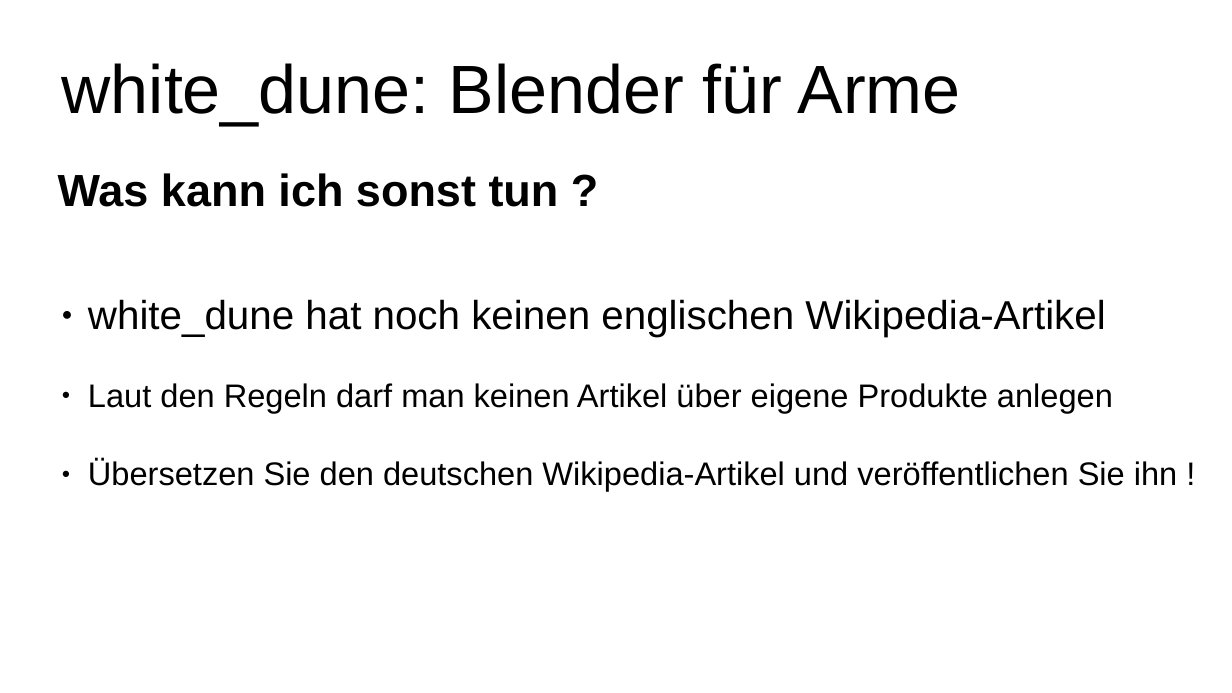
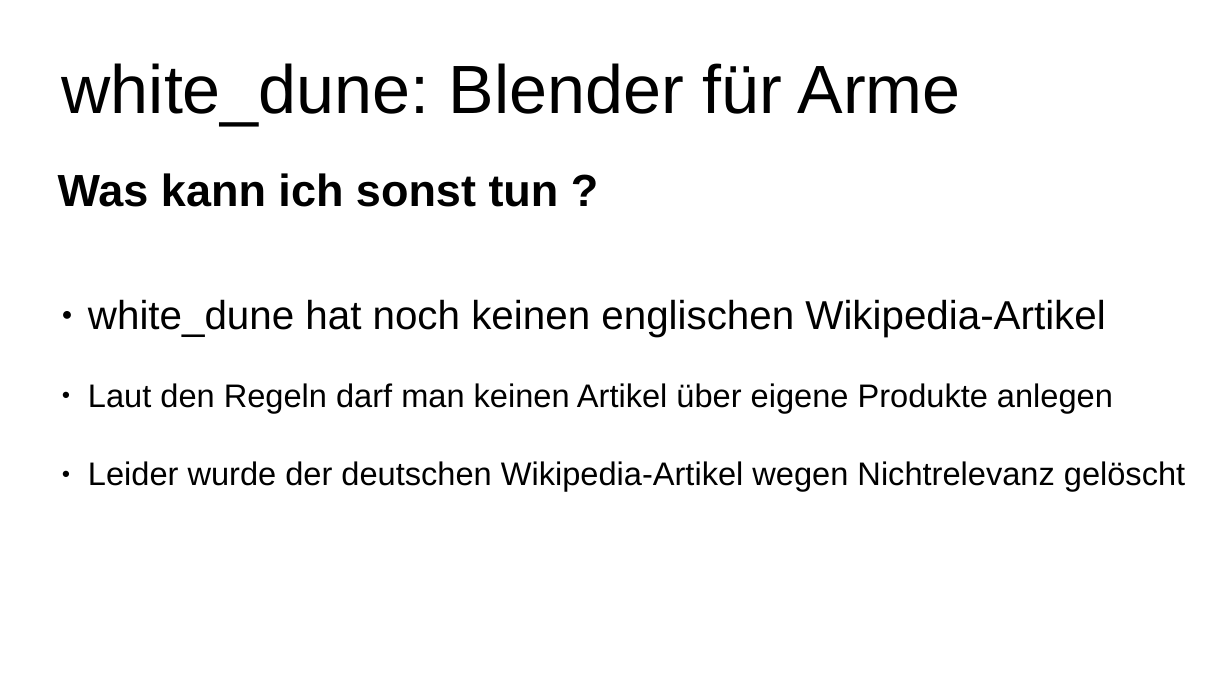
Before and after one commit to mufti11/white_dune, a slide deck: slide 12 of docs/usage_docs/white_dune_rasberry_pi.odp. Drawn at 1232x693 pixels with LibreOffice and Linux fonts; fonts in the diff are those of the drawing. Boxes give left, top, right and bottom in pixels: in the first picture for what was removed or moved away, otherwise in the second. Text is boxed around its words. In the diff, an @@ line names an element or a change of style, - is before the commit and + after.

Commit message:
white_dune 1.802

```diff
--- a/docs/usage_docs/white_dune_rasberry_pi.odp
+++ b/docs/usage_docs/white_dune_rasberry_pi.odp
@@ text at [88,461,1185,491]: text changed @@
-● Übersetzen Sie den deutschen Wikipedia-Artikel und veröffentlichen Sie ihn !
+● Leider wurde der deutschen Wikipedia-Artikel wegen Nichtrelevanz gelöscht
```
Also in this commit, not shown: 8 other files.
